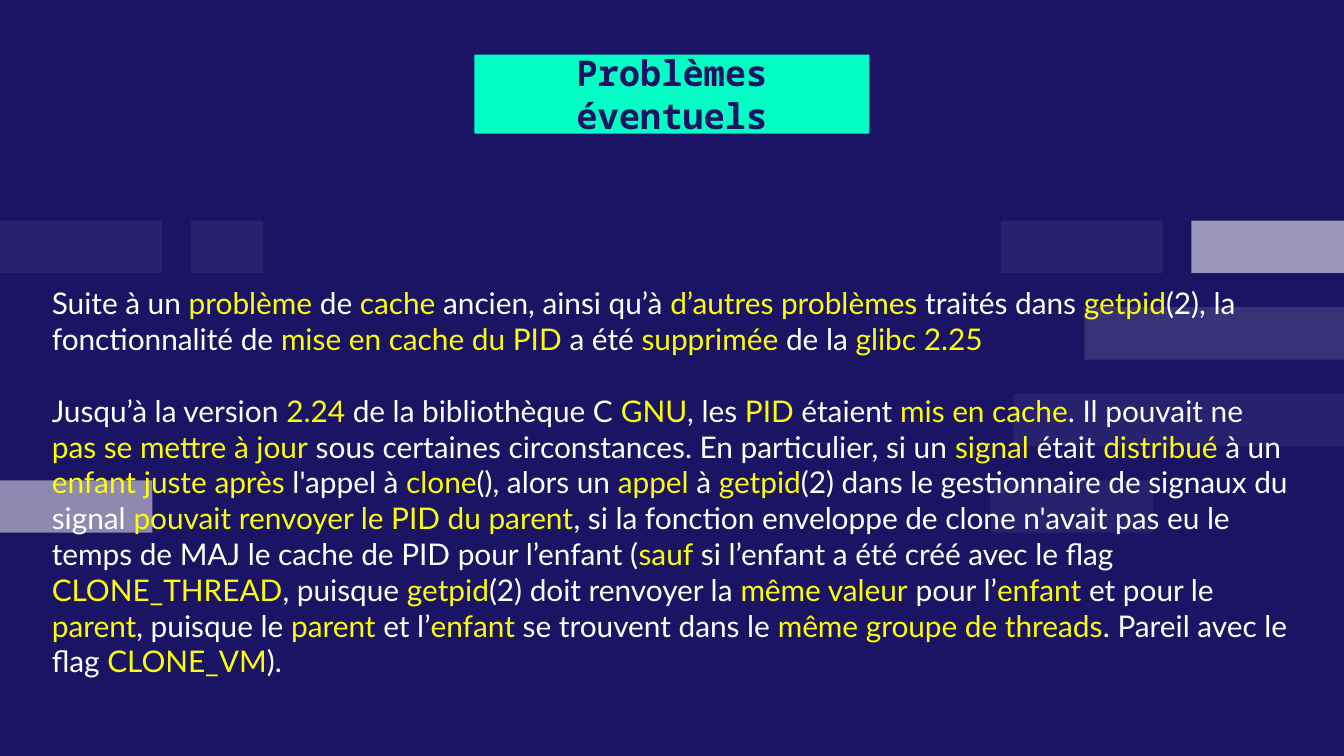
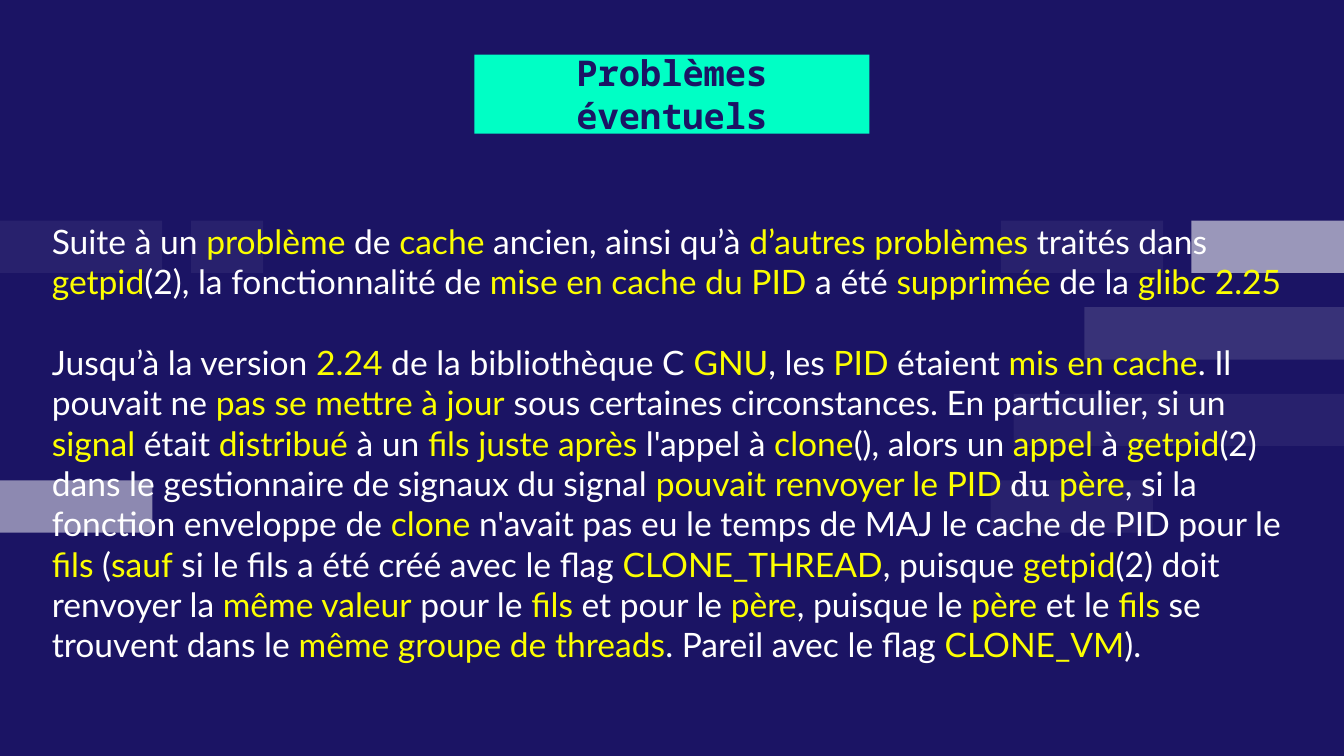
Before and after one commit to leomols97/sysg6_2022, a slide deck: slide 24 of Août/MOLS_FORK_VFORK_CLONE/Documents/MOLS_FORK_VFORK_CLONE.pptx (slide 25 before the commit). Drawn at 1344x756 pixels with LibreOffice and Linux fonts; fonts in the diff are those of the drawing. Boxes give left, top, right and bottom in pixels: in the first picture for what was removed or moved away, otherwise in the second. Text is boxed around its words. In the diff, an @@ line names an element or a change of style, - is before the commit and + after.

```diff
--- a/Août/MOLS_FORK_VFORK_CLONE/Documents/MOLS_FORK_VFORK_CLONE.pptx
+++ b/Août/MOLS_FORK_VFORK_CLONE/Documents/MOLS_FORK_VFORK_CLONE.pptx
@@ text at <box>52,225,1281,300</box>: size 16 to 18 pt in "Suite à un problème de cache ancien, ..." @@
@@ text "Suite à un problème de ...": place and size @@
-text "Suite à un problème de ..." at <box>52,291,1287,678</box>
+text "Suite à un problème de ..." at <box>52,225,1281,663</box>
@@ text at <box>52,349,1281,663</box>: text changed; size 16 to 18 pt @@
-Jusqu’à la version 2.24 de la bibliothèque C GNU, les PID étaient mis en cache. Il pouvait ne pas se mettre à jour sous certaines circonstances. En particulier, si un signal était distribué à un enfant juste après l'appel à clone(), alors un appel à getpid(2) dans le gestionnaire de signaux du signal pouvait renvoyer le PID du parent, si la fonction enveloppe de clone n'avait pas eu le temps de MAJ le cache de PID pour l’enfant (sauf si l’enfant a été créé avec le flag CLONE_THREAD, puisque getpid(2) doit renvoyer la même valeur pour l’enfant et pour le parent, puisque le parent et l’enfant se trouvent dans le même groupe de threads. Pareil avec le flag CLONE_VM).
+Jusqu’à la version 2.24 de la bibliothèque C GNU, les PID étaient mis en cache. Il pouvait ne pas se mettre à jour sous certaines circonstances. En particulier, si un signal était distribué à un fils juste après l'appel à clone(), alors un appel à getpid(2) dans le gestionnaire de signaux du signal pouvait renvoyer le PID du père, si la fonction enveloppe de clone n'avait pas eu le temps de MAJ le cache de PID pour le fils (sauf si le fils a été créé avec le flag CLONE_THREAD, puisque getpid(2) doit renvoyer la même valeur pour le fils et pour le père, puisque le père et le fils se trouvent dans le même groupe de threads. Pareil avec le flag CLONE_VM).
```
Also in this commit, not shown: 19 other slides changed, 1 slide removed, 7 other files.
